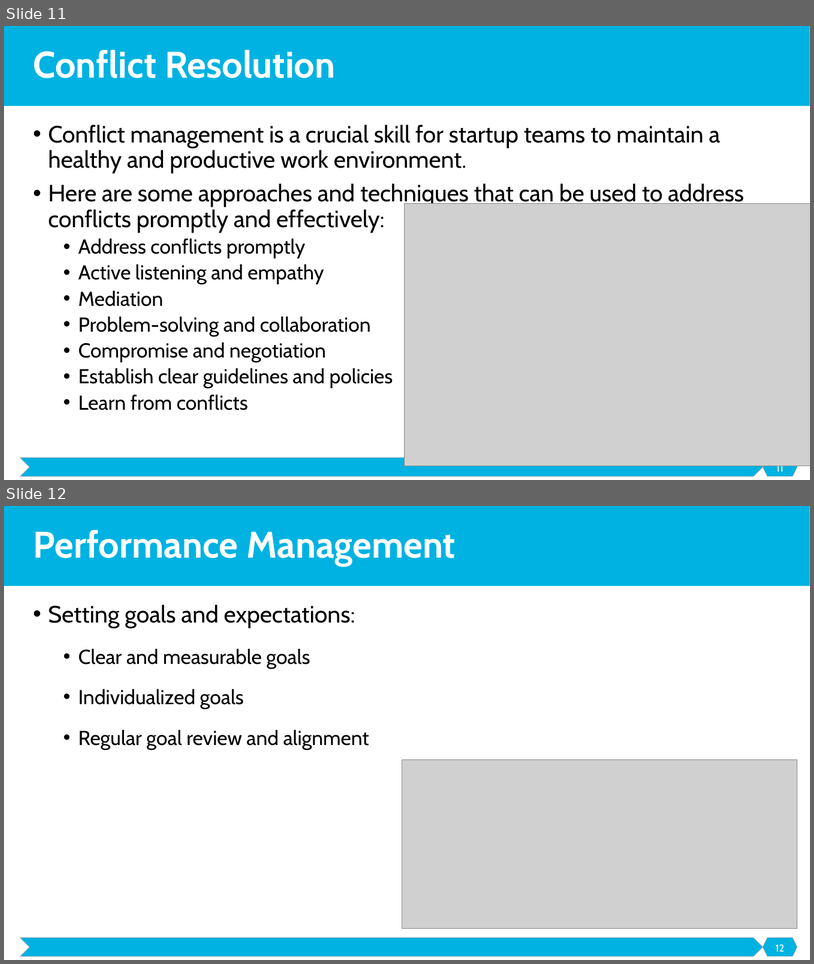
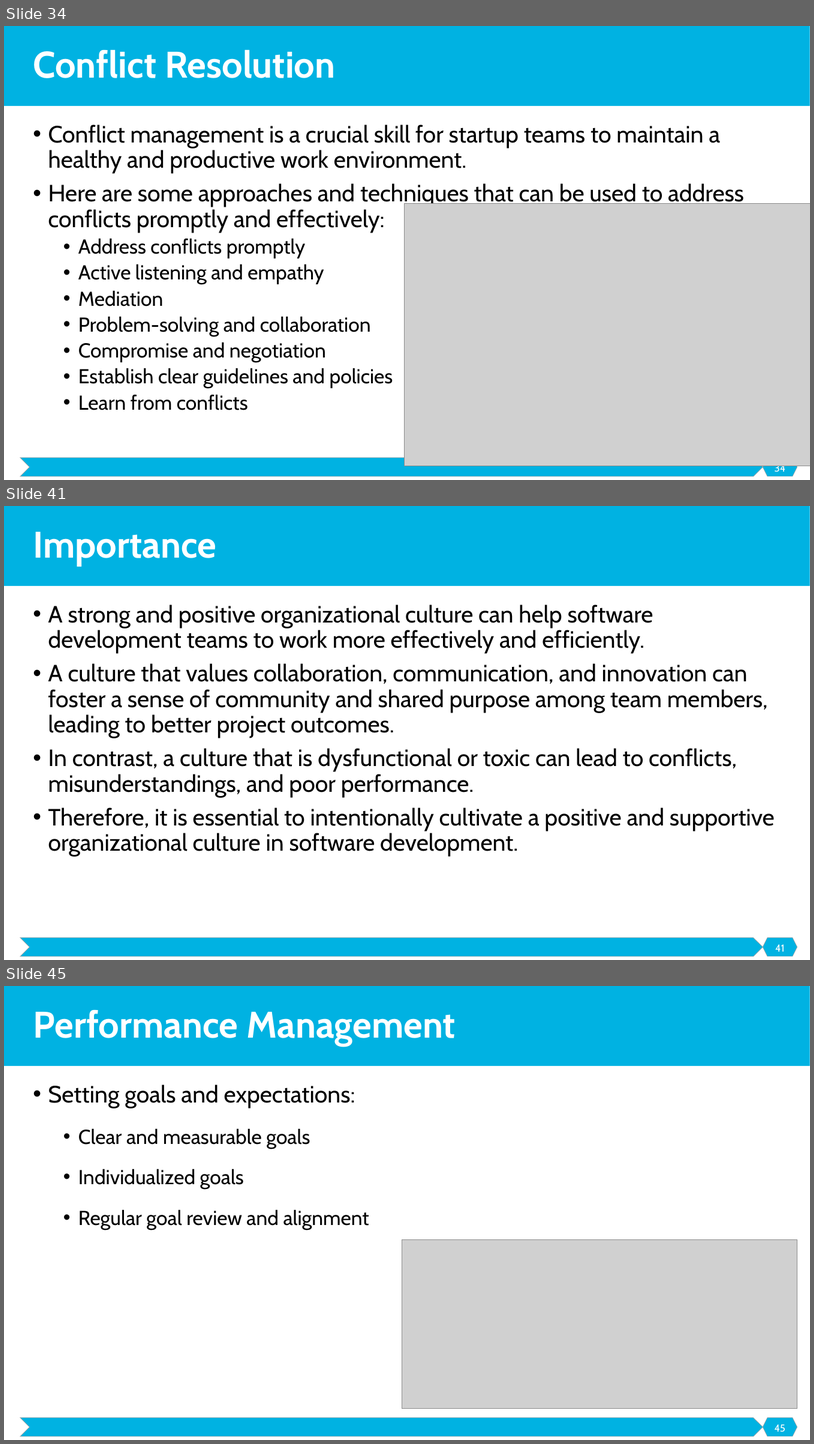
Before and after one commit to malenezi/malenezi, a slide deck: SE495/Lectures/7-Organizational Development/Organizational Development.pptx. Shown one above the other, each under a label of ours: slides 11 and 12 before the commit, slides 34, 41 and 45 after it; the slides between them are not shown. The pictures are 814x964 and 814x1444 pixels, drawn with LibreOffice and Linux fonts; fonts in the diff are those of the drawing; grey boxes stand for pictures. Boxes give left, top, right and bottom in pixels: in the first picture for what was removed or moved away, otherwise in the second. Text is boxed around its words. In the diff, an @@ line names an element or a change of style, - is before the commit and + after.

```diff
--- a/SE495/Lectures/7-Organizational Development/Organizational Development.pptx
+++ b/SE495/Lectures/7-Organizational Development/Organizational Development.pptx
@@ slide 41 added at [4, 506, 810, 960], background #FFFFFF; not listed: 3 template elements that a slide beside it also shows @@
@@ title added at [33, 532, 216, 566], 44 pt, text #FFFFFF, bold @@
+Importance
@@ text added at [48, 604, 775, 856], 28 pt, text #000000 @@
+• A strong and positive organizational culture can help software development teams to work more effectively and efficiently.
+• A culture that values collaboration, communication, and innovation can foster a sense of community and shared purpose among team members, leading to better project outcomes.
+• In contrast, a culture that is dysfunctional or toxic can lead to conflicts, misunderstandings, and poor performance.
+• Therefore, it is essential to intentionally cultivate a positive and supportive organizational culture in software development.
@@ page number added at [776, 944, 785, 951], 12 pt, text #FFFFFF @@
+41
@@ what was slide 11 is now slide 34 @@
@@ page number at [775, 463, 786, 471]: text changed @@
-11
+34
@@ what was slide 12 is now slide 45 @@
@@ page number at [775, 1424, 786, 1432]: text changed @@
-12
+45
```
Also in this commit, not shown: 4 slides changed, 32 other slides added, 4 other files.
